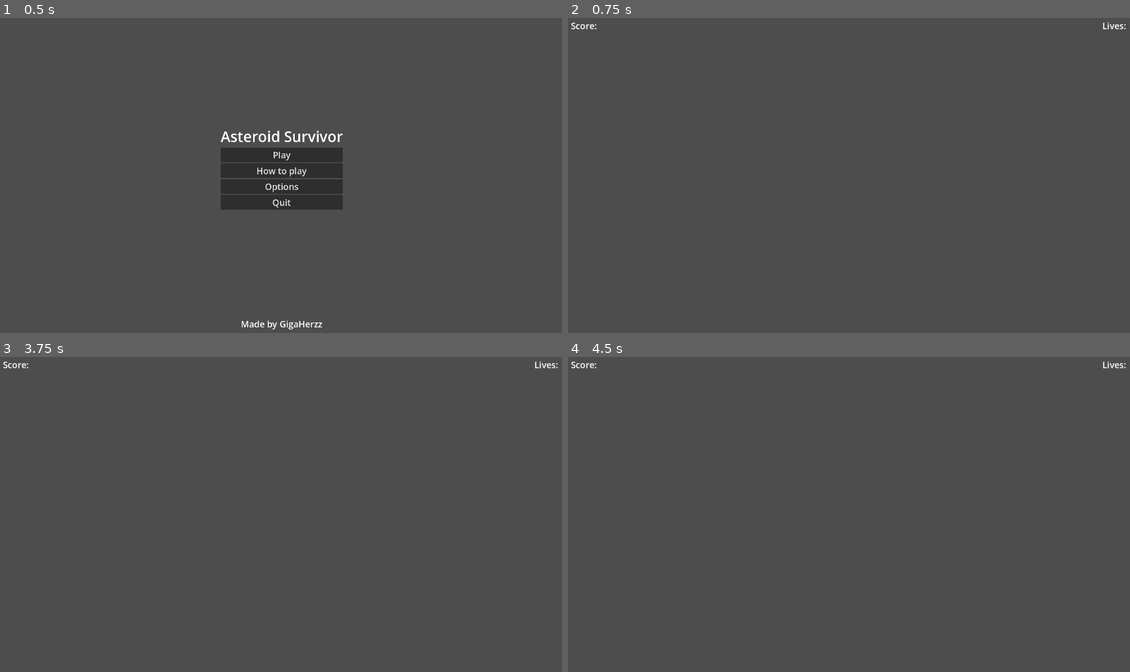
Above: before the commit, frames 1-4 (two rows, left to right).
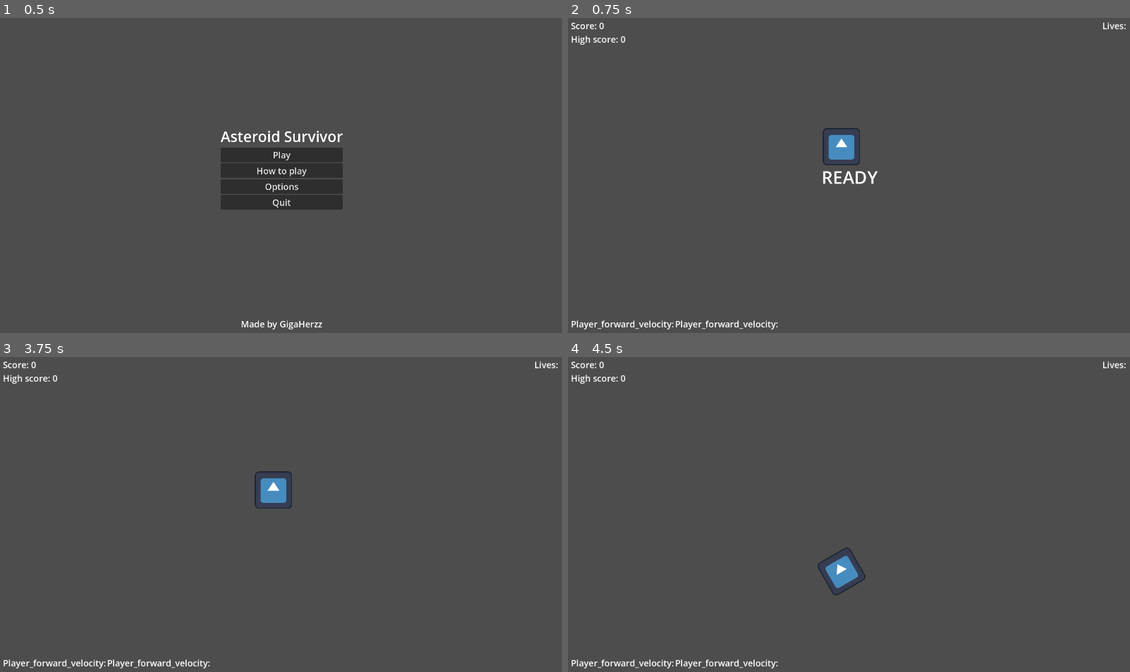
Above: after the commit, the same moments.

Repository: GigaHerzzz/godot-game4-asteroids
Game: Godot game, scene res://Scenes/main_menu_scene.tscn
Same seed, same stepped clock (60 frames per second), same inputs: the game is played once before the commit and once after it. The engine's default icon, where the game draws it, is replaced by a stand-in: a white triangle on a blue panel in a dark square.
Inputs:
- Up to frame 1 (0.5 s): no input
- Up to frame 2 (0.75 s): click "Play" at 0.5 s
- Up to frame 3 (3.75 s): tap Enter at 1.25, 2.75 s; hold D (tilt_right, bound only after the commit) 1.28-2.03 s; tap Space at 2, 3.5 s; hold A (tilt_left, bound only after the commit) 2.03-2.78 s; hold D (tilt_right, bound only after the commit) 2.78-3.53 s; hold W (forward_thrust, bound only after the commit) from 3.53 s (still down)
- Up to frame 4 (4.5 s): release W (forward_thrust, bound only after the commit) at 4.28 s; hold A (tilt_left, bound only after the commit) from 4.28 s (still down)

Frame 1 is identical in both runs. In frame 2, 1.1% of the frame differs, in the area x 0-56%, y 1-99%; in frame 3, 0.9%; in frame 4, 1.0%.

Commit message:
added player controlls,  state management, globals and save/load options

Diff:
--- a/Scenes/game_loop.tscn
+++ b/Scenes/game_loop.tscn
@@ -1,8 +1,18 @@
-[gd_scene load_steps=2 format=3 uid="uid://cv61gse5n84l0"]
+[gd_scene load_steps=6 format=3 uid="uid://cv61gse5n84l0"]
 
+[ext_resource type="Script" uid="uid://dtpa601swsn3h" path="res://Scripts/GameController.gd" id="1_u7gwu"]
 [ext_resource type="Theme" uid="uid://b5pgyyy6mq1f" path="res://Theme/game_theme.tres" id="1_yw6yy"]
+[ext_resource type="Script" uid="uid://cxquyy50cg4pw" path="res://Scripts/PlayerController.gd" id="2_o1o31"]
+[ext_resource type="Texture2D" uid="uid://dguwom6hvtxoj" path="res://icon.svg" id="3_u7gwu"]
+
+[sub_resource type="CircleShape2D" id="CircleShape2D_wb67d"]
 
 [node name="GameLoop" type="Node2D"]
+script = ExtResource("1_u7gwu")
+
+[node name="TimerReady" type="Timer" parent="."]
+wait_time = 3.0
+one_shot = true
 
 [node name="CanvasLayer" type="CanvasLayer" parent="."]
 
@@ -25,13 +35,80 @@
 layout_mode = 2
 alignment = 1
 
-[node name="Label" type="Label" parent="CanvasLayer/contGameOverlay/VBoxContainer/HBoxContainer"]
+[node name="lScore" type="Label" parent="CanvasLayer/contGameOverlay/VBoxContainer/HBoxContainer"]
 layout_mode = 2
 size_flags_horizontal = 3
 text = "Score:"
 
-[node name="Label2" type="Label" parent="CanvasLayer/contGameOverlay/VBoxContainer/HBoxContainer"]
+[node name="lLives" type="Label" parent="CanvasLayer/contGameOverlay/VBoxContainer/HBoxContainer"]
 layout_mode = 2
 size_flags_horizontal = 8
 size_flags_vertical = 0
 text = "Lives: "
+
+[node name="HBoxContainer2" type="HBoxContainer" parent="CanvasLayer/contGameOverlay/VBoxContainer"]
+layout_mode = 2
+alignment = 1
+
+[node name="lHiScore" type="Label" parent="CanvasLayer/contGameOverlay/VBoxContainer/HBoxContainer2"]
+layout_mode = 2
+size_flags_horizontal = 3
+text = "High Score:"
+
+[node name="contDebug" type="MarginContainer" parent="CanvasLayer"]
+anchors_preset = 15
+anchor_right = 1.0
+anchor_bottom = 1.0
+grow_horizontal = 2
+grow_vertical = 2
+theme = ExtResource("1_yw6yy")
+theme_override_constants/margin_left = 10
+theme_override_constants/margin_top = 10
+theme_override_constants/margin_right = 10
+theme_override_constants/margin_bottom = 10
+
+[node name="VBoxContainer" type="VBoxContainer" parent="CanvasLayer/contDebug"]
+layout_mode = 2
+alignment = 2
+
+[node name="HBoxContainer" type="HBoxContainer" parent="CanvasLayer/contDebug/VBoxContainer"]
+layout_mode = 2
+
+[node name="LVelocitiy" type="Label" parent="CanvasLayer/contDebug/VBoxContainer/HBoxContainer"]
+layout_mode = 2
+size_flags_horizontal = 0
+text = "Player_forward_velocity:"
+
+[node name="LVelocitiy2" type="Label" parent="CanvasLayer/contDebug/VBoxContainer/HBoxContainer"]
+layout_mode = 2
+size_flags_horizontal = 0
+text = "Player_forward_velocity:"
+
+[node name="contReady" type="CenterContainer" parent="CanvasLayer"]
+anchors_preset = 15
+anchor_right = 1.0
+anchor_bottom = 1.0
+offset_top = 8.0
+offset_bottom = 8.0
+grow_horizontal = 2
+grow_vertical = 2
+theme = ExtResource("1_yw6yy")
+
+[node name="Label" type="Label" parent="CanvasLayer/contReady"]
+layout_mode = 2
+theme_override_font_sizes/font_size = 60
+text = "READY"
+
+[node name="Player" type="CharacterBody2D" parent="."]
+position = Vector2(932, 444)
+motion_mode = 1
+script = ExtResource("2_o1o31")
+
+[node name="CollisionShape2D" type="CollisionShape2D" parent="Player"]
+shape = SubResource("CircleShape2D_wb67d")
+
+[node name="Sprite2D" type="Sprite2D" parent="Player"]
+texture = ExtResource("3_u7gwu")
+
+[connection signal="play_game" from="." to="Player" method="_on_game_loop_play_game"]
+[connection signal="timeout" from="TimerReady" to="." method="_on_timer_ready_timeout"]
--- /dev/null
+++ b/Scripts/GameController.gd
@@ -0,0 +1,34 @@
+extends Node2D
+
+@onready var debug_container: MarginContainer = $CanvasLayer/contDebug
+@onready var game_overlay_contaienr: MarginContainer = $CanvasLayer/contGameOverlay
+@onready var ready_container: CenterContainer = $CanvasLayer/contReady
+
+@onready var score_label := $CanvasLayer/contGameOverlay/VBoxContainer/HBoxContainer/lScore
+@onready var high_score_label := $CanvasLayer/contGameOverlay/VBoxContainer/HBoxContainer2/lHiScore
+
+@onready var timer_ready := $TimerReady
+
+@export var score = 0
+@export var ready_time = 3
+
+signal play_game
+
+func prepare_game():
+	Globals.current_state = Globals.State.PREPARE
+	score = 0
+	update_score_ui(true)
+	timer_ready.start(ready_time)
+
+func _ready() -> void:
+	prepare_game()
+
+func update_score_ui(update_hi_score: bool):
+	score_label.text = "Score: %d" % score
+	if update_hi_score:
+		high_score_label.text = "High score: %d" % Globals.high_score
+
+
+func _on_timer_ready_timeout() -> void:
+	Globals.current_state = Globals.State.PLAYING
+	ready_container.visible = false
--- a/Scripts/Globals/Globals.gd
+++ b/Scripts/Globals/Globals.gd
@@ -1 +1,40 @@
 extends Node
+var high_score = 0
+
+enum State {PREPARE, PLAYING, PAUSED, GAME_OVER}
+var current_state = State.PREPARE
+
+#Saves the game data to device
+func save_game():
+	var save_file = FileAccess.open("user://savegame.save", FileAccess.WRITE)
+	var save_data = save_data()
+	var json_string = JSON.stringify(save_data)
+	save_file.store_line(json_string)
+
+func load_game():
+	if not FileAccess.file_exists("user://savegame.save"):
+		return # Error! We don't have a save to load.
+
+	var save_file = FileAccess.open("user://savegame.save", FileAccess.READ)
+	while save_file.get_position() < save_file.get_length():
+		var json_string = save_file.get_line()
+
+		# Creates the helper class to interact with JSON.
+		var json = JSON.new()
+
+		# Check if there is any error while parsing the JSON string, skip in case of failure.
+		var parse_result = json.parse(json_string)
+		if not parse_result == OK:
+			print("JSON Parse Error: ", json.get_error_message(), " in ", json_string, " at line ", json.get_error_line())
+			continue
+
+		# Get the data from the JSON object.
+		var node_data = json.data
+		high_score = node_data["high_score"]
+
+#Creates the data in a structure ready to save it
+func save_data():
+	var save_dict ={
+		"high_score" : high_score
+	}
+	return save_dict
--- /dev/null
+++ b/Scripts/PlayerController.gd
@@ -0,0 +1,32 @@
+extends CharacterBody2D
+
+@export var acceleration: int = 20
+@export var drag: int = 10
+@export var max_acceleration: int = 400
+@export var current_acceleration: float = 0
+
+@export var rotation_acc: int = 150
+
+@export var can_move := false
+
+func _physics_process(delta: float) -> void:
+	if(Globals.current_state == Globals.State.PLAYING):
+		if(Input.is_action_pressed("forward_thrust")):
+			velocity += Vector2(0,acceleration).rotated(rotation)
+			velocity = velocity.limit_length(max_acceleration)
+		else:
+			velocity = velocity.move_toward(Vector2.ZERO, 3)
+
+		if(Input.is_action_pressed("tilt_left")):
+			rotate(deg_to_rad(-rotation_acc*delta))
+		if(Input.is_action_pressed("tilt_right")):
+			rotate(deg_to_rad(rotation_acc*delta))
+
+		velocity += Vector2(0, current_acceleration * delta).rotated(rotation_degrees)
+		move_and_slide()
+
+
+#Signal from game contrller, the player has control of the ship
+#Might not be needed if we use the global game_state to controll the players behaviour
+func _on_game_loop_play_game() -> void:
+	can_move = true
--- a/Scripts/menuController.gd
+++ b/Scripts/menuController.gd
@@ -5,6 +5,9 @@
 @onready var c_options: CenterContainer = $CanvasLayer/marginContainerMenu/containerOptions
 @onready var c_quit: CenterContainer = $CanvasLayer/marginContainerMenu/containerQuit
 
+
+func _ready() -> void:
+	Globals.load_game()
 
 func _on_b_play_button_up() -> void:
 	get_tree().change_scene_to_file("res://Scenes/game_loop.tscn")
--- a/project.godot
+++ b/project.godot
@@ -15,12 +15,42 @@
 config/features=PackedStringArray("4.4", "Mobile")
 config/icon="res://icon.svg"
 
+[autoload]
+
+Globals="*res://Scripts/Globals/Globals.gd"
+
 [display]
 
 window/size/viewport_width=1920
 window/size/viewport_height=1080
 window/size/resizable=false
 
+[editor]
+
+version_control/plugin_name="GitPlugin"
+version_control/autoload_on_startup=true
+
+[input]
+
+forward_thrust={
+"deadzone": 0.2,
+"events": [Object(InputEventKey,"resource_local_to_scene":false,"resource_name":"","device":-1,"window_id":0,"alt_pressed":false,"shift_pressed":false,"ctrl_pressed":false,"meta_pressed":false,"pressed":false,"keycode":0,"physical_keycode":87,"key_label":0,"unicode":119,"location":0,"echo":false,"script":null)
+, Object(InputEventKey,"resource_local_to_scene":false,"resource_name":"","device":-1,"window_id":0,"alt_pressed":false,"shift_pressed":false,"ctrl_pressed":false,"meta_pressed":false,"pressed":false,"keycode":0,"physical_keycode":4194320,"key_label":0,"unicode":0,"location":0,"echo":false,"script":null)
+]
+}
+tilt_left={
+"deadzone": 0.2,
+"events": [Object(InputEventKey,"resource_local_to_scene":false,"resource_name":"","device":-1,"window_id":0,"alt_pressed":false,"shift_pressed":false,"ctrl_pressed":false,"meta_pressed":false,"pressed":false,"keycode":0,"physical_keycode":65,"key_label":0,"unicode":97,"location":0,"echo":false,"script":null)
+, Object(InputEventKey,"resource_local_to_scene":false,"resource_name":"","device":-1,"window_id":0,"alt_pressed":false,"shift_pressed":false,"ctrl_pressed":false,"meta_pressed":false,"pressed":false,"keycode":0,"physical_keycode":4194319,"key_label":0,"unicode":0,"location":0,"echo":false,"script":null)
+]
+}
+tilt_right={
+"deadzone": 0.2,
+"events": [Object(InputEventKey,"resource_local_to_scene":false,"resource_name":"","device":-1,"window_id":0,"alt_pressed":false,"shift_pressed":false,"ctrl_pressed":false,"meta_pressed":false,"pressed":false,"keycode":0,"physical_keycode":68,"key_label":0,"unicode":100,"location":0,"echo":false,"script":null)
+, Object(InputEventKey,"resource_local_to_scene":false,"resource_name":"","device":-1,"window_id":0,"alt_pressed":false,"shift_pressed":false,"ctrl_pressed":false,"meta_pressed":false,"pressed":false,"keycode":0,"physical_keycode":4194321,"key_label":0,"unicode":0,"location":0,"echo":false,"script":null)
+]
+}
+
 [rendering]
 
 renderer/rendering_method="mobile"
Not shown, added: Scripts/GameController.gd.uid
Not shown, added: Scripts/PlayerController.gd.uid
Not shown, added: addons/godot-git-plugin/git_plugin.gdextension.uid
Not shown, added: addons/godot-git-plugin/plugin.cfg
Not shown, added: addons/godot-git-plugin/LICENSE
Not shown, added: addons/godot-git-plugin/THIRDPARTY.md
Not shown, added: addons/godot-git-plugin/git_plugin.gdextension
Not shown, added: addons/godot-git-plugin/linux/libgit_plugin.linux.editor.x86_64.so
Not shown, added: addons/godot-git-plugin/macos/libgit_plugin.macos.editor.universal.dylib
Not shown, added: addons/godot-git-plugin/win64/libgit_plugin.windows.editor.x86_64.dll
Not shown, added: addons/godot-git-plugin/win64/libgit_plugin.windows.editor.x86_64.exp
Not shown, added: addons/godot-git-plugin/win64/libgit_plugin.windows.editor.x86_64.lib
(and 2 more such lines)
